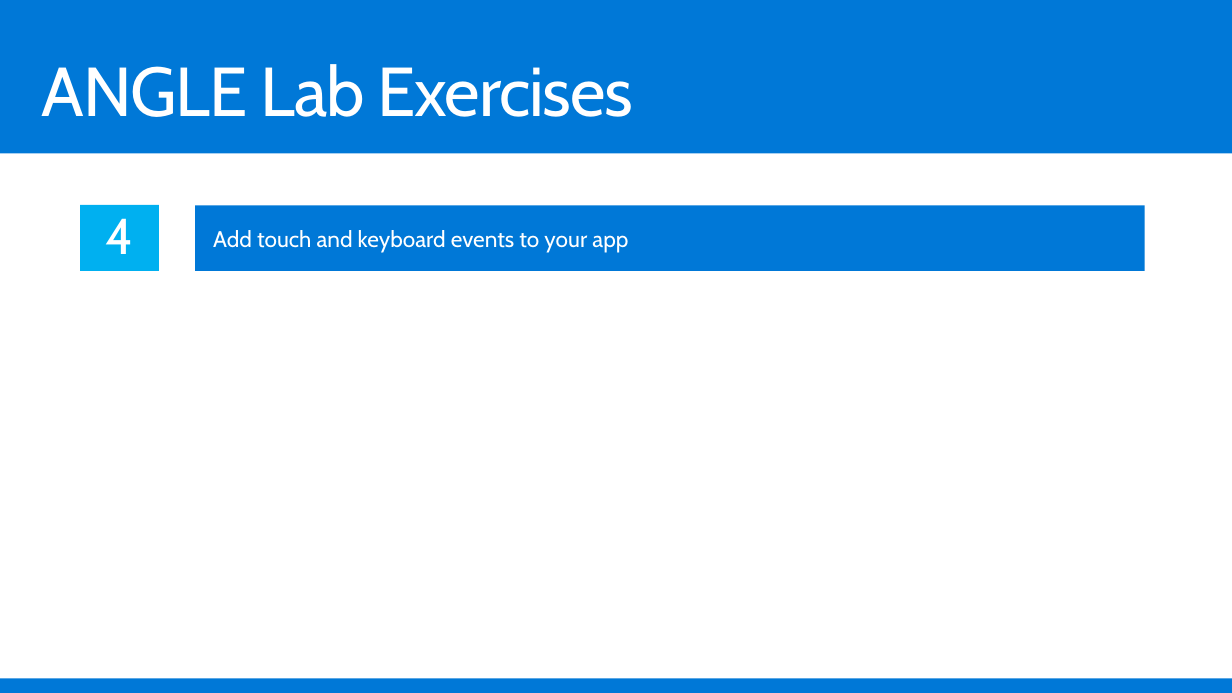
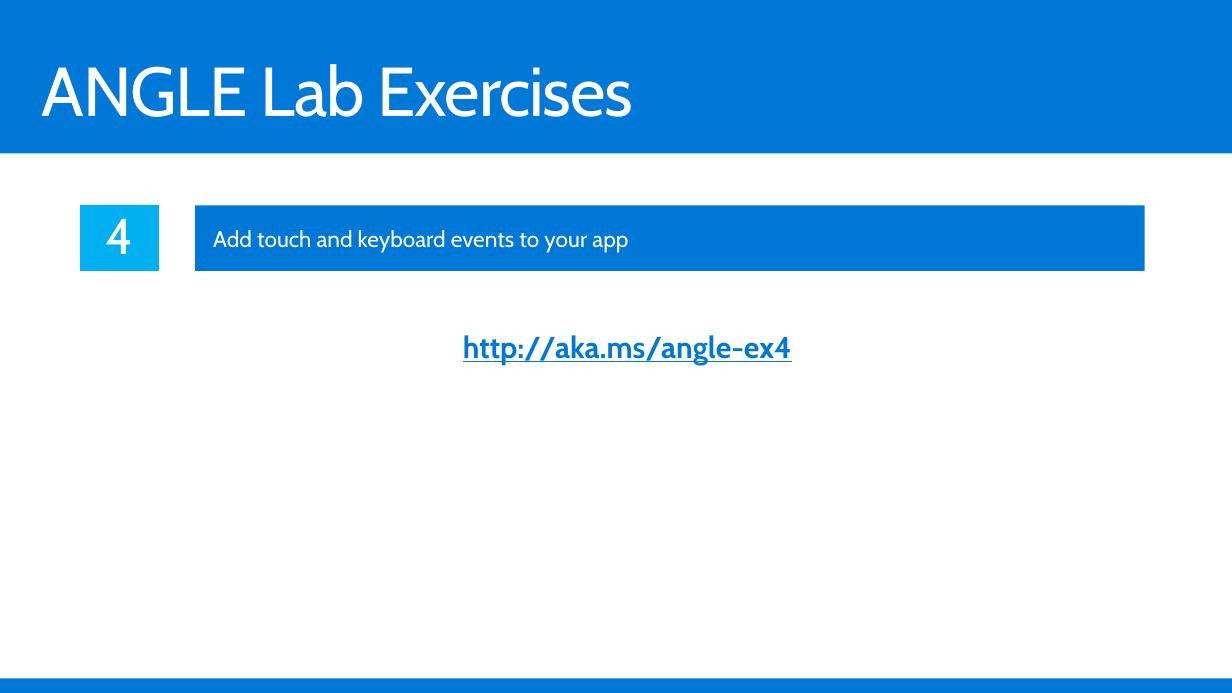
Before and after one commit to Microsoft-Build-2016/CodeLabs-GameDev-3-ANGLE, a slide deck: slide 16 of Presentation.pptx (slide 17 before the commit). Drawn at 1232x693 pixels with LibreOffice and Linux fonts; fonts in the diff are those of the drawing. Boxes give left, top, right and bottom in pixels: in the first picture for what was removed or moved away, otherwise in the second. Text is boxed around its words. In the diff, an @@ line names an element or a change of style, - is before the commit and + after.

Commit message:
added exercise urls

```diff
--- a/Presentation.pptx
+++ b/Presentation.pptx
@@ text added at (x1=463, y1=335, x2=792, y2=365), 24 pt, text #0078D7, bold, underline @@
+  http://aka.ms/angle-ex4
```
Also in this commit, not shown: 4 other slides changed, 1 slide removed.
